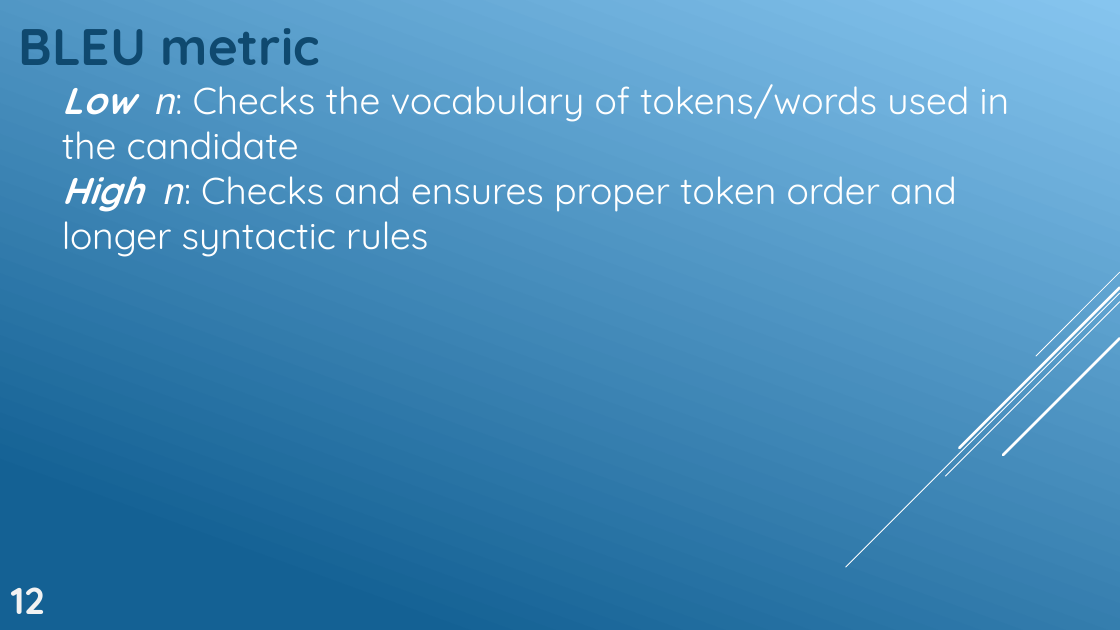
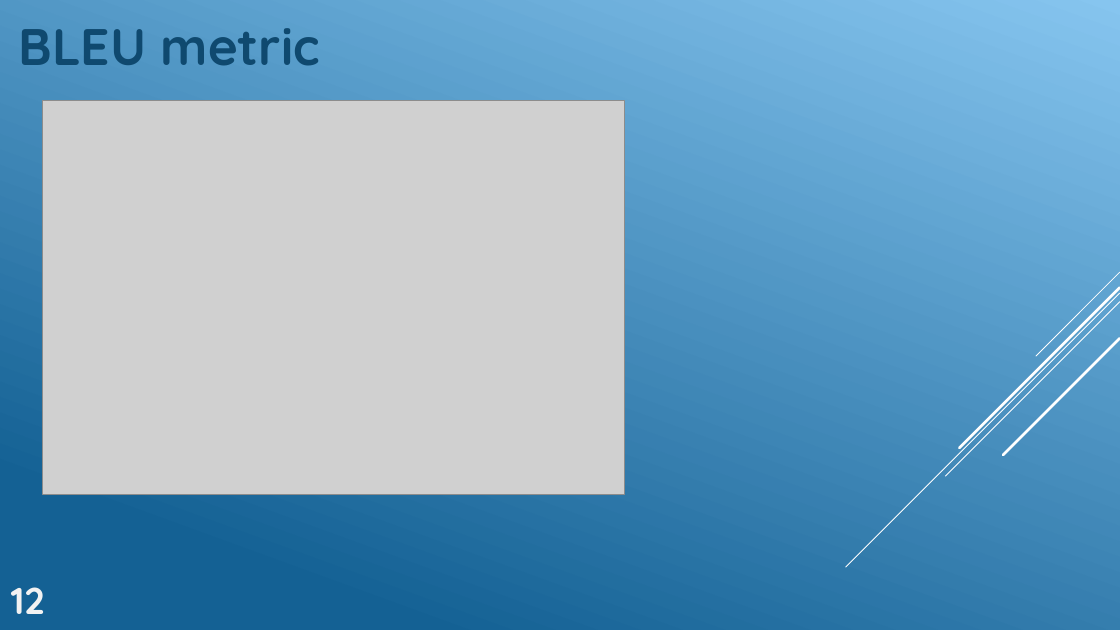
Before and after one commit to GeckSpy/IPdf2Latex, a slide deck: slide 20 of Presentation/Final presentation anim.pptx. Drawn at 1120x630 pixels with LibreOffice and Linux fonts; fonts in the diff are those of the drawing; grey boxes stand for pictures. Boxes give left, top, right and bottom in pixels: in the first picture for what was removed or moved away, otherwise in the second. Text is boxed around its words. In the diff, an @@ line names an element or a change of style, - is before the commit and + after.

```diff
--- a/Presentation/Final presentation anim.pptx
+++ b/Presentation/Final presentation anim.pptx
@@ text removed at (x1=62, y1=84, x2=1010, y2=257) @@
-Low 𝑛: Checks the vocabulary of tokens/words used in the candidate
-High 𝑛: Checks and ensures proper token order and longer syntactic rules
@@ picture added at (x1=43, y1=101, x2=625, y2=495) @@
```
Also in this commit, not shown: 8 other slides changed, 4 slides added, 2 slides removed, 2 other files.
